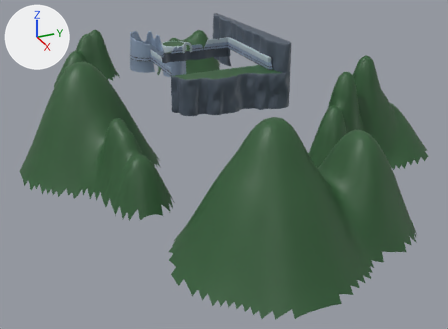
The FBX model source/Assets/Resources/Models/EnvironmentBuildings/ruins-arch-2.fbx, before and after one commit.
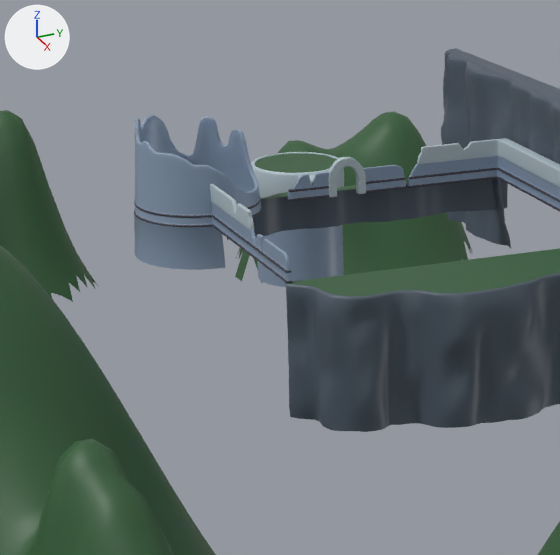
Old and new are each drawn whole from a camera (50 mm lens) standing at (174.0, -66.1, 47.3) and looking at (37.8, -4.9, -20.8) and again close up on the part from 21% to 55% of the width and 0% to 45% of the height. Lighting does not change. The marker at upper left points along +X, +Y and +Z. Where no turn or scale is listed for an object, it has been applied to the vertices. Vertices at the same position are counted once.

In view in the first close-up: 'Cylinder', 'Cylinder.001', 'Grid', 'Grid.001', 'LeftWall', 'Mountain.002', 'Mountain.003', 'Mountain.004', 'RightWall', 'RightWall.001', 'StoneCliff', 'Tower'.
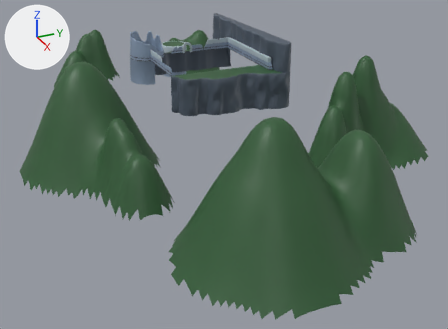
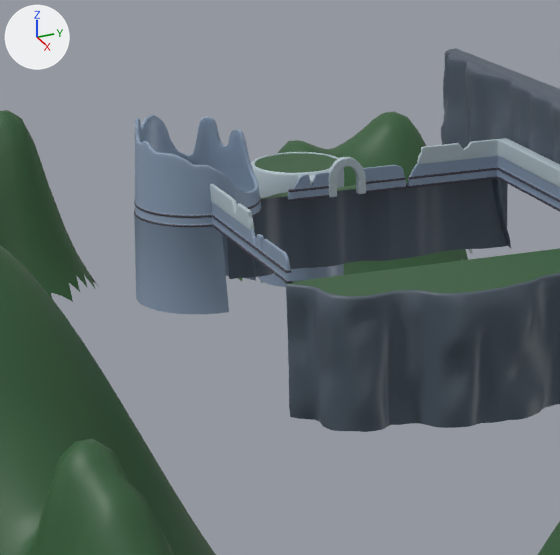
Boxes [x1, y1, x2, y2] around the edits, measured in the close-ups (560 x 555 px; the box of a moved part takes in the faces that stretch with it):
'Tower', reshaped (28% taller): before [134, 115, 262, 270]; after [134, 115, 262, 314]
'Grid.001', mesh rescaled (63% taller): before [227, 179, 508, 240]; after [227, 179, 508, 279]
part 1 of me_cylinder, moved or reshaped: before [134, 214, 226, 270]; after [134, 214, 256, 314]
'Cylinder.001', unchanged, covered by the edit: before [256, 225, 344, 287]; after [258, 264, 344, 287]

What changed in the scene script:
```text
Change me_cylinder:
    where me_cylinder.from_pydata(...)  # 1316 vertices, 1288 faces; spans x -5.25..5.31, y -5.17..5.09, z -7.3..3.39
    used by ob_tower; location = (0.0, -12.75, 4.0)
    me_cylinder part 1: all 29 vertices in x -5.25..5.31, y -5.17..5.05, z -7.3 are scaled about their middle by (1.03, 1.03, 1), then moved by (0.03, 0.04, -3.58)
Change me_grid:
    where me_grid.from_pydata(...)  # 408 vertices, 343 faces; spans x -6.6..-2.3, y -12.5..12.5, z -3.2..0.0
    used by ob_grid_001; location = (0.96, 2.77, 0.0)
    me_grid part 2: the whole mesh is scaled about its middle by (1, 1, 2.04), then moved by (0.0, 0.0, -1.6)
```
